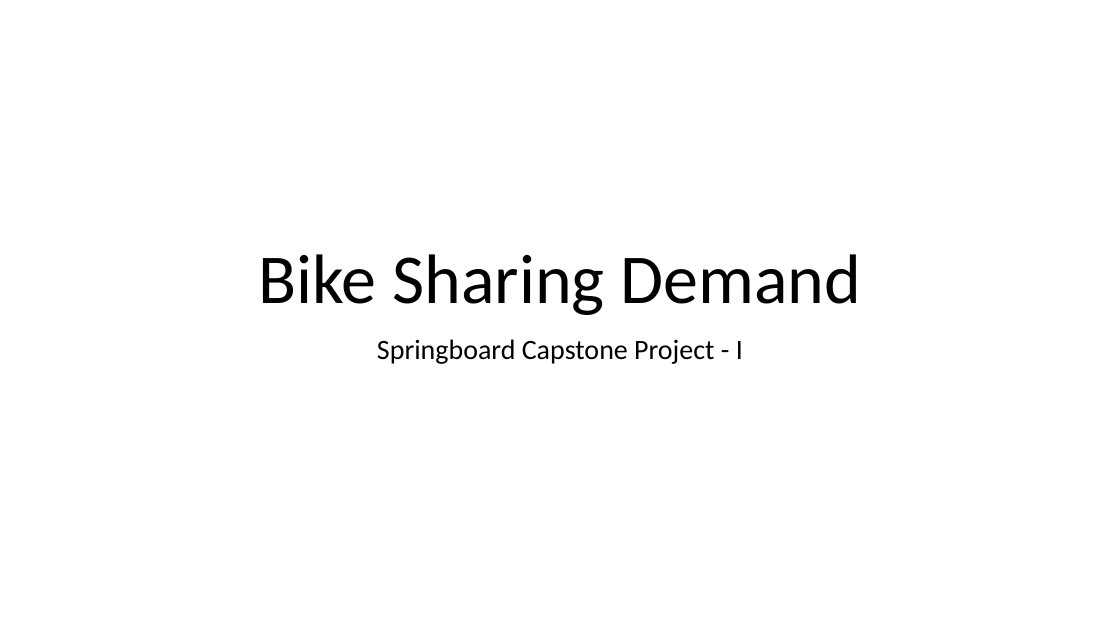
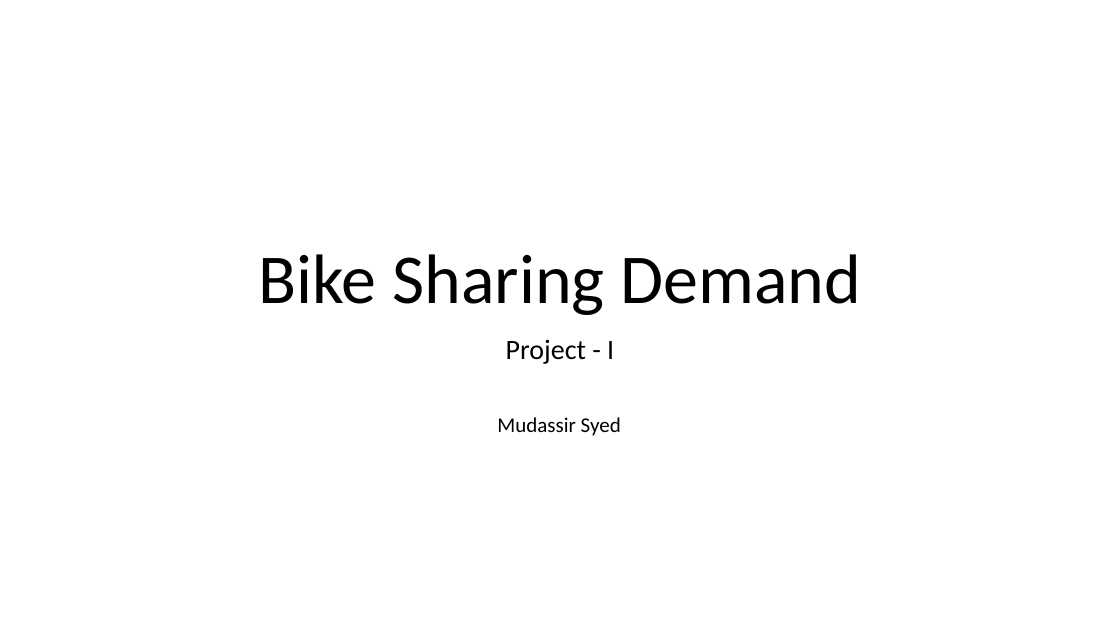
Before and after one commit to samudassir/bikesharingdemand, a slide deck: slide 1 of project_report/project_presentation_I.pptx. Drawn at 1120x630 pixels with LibreOffice and Linux fonts; fonts in the diff are those of the drawing. Boxes give left, top, right and bottom in pixels: in the first picture for what was removed or moved away, otherwise in the second. Text is boxed around its words. In the diff, an @@ line names an element or a change of style, - is before the commit and + after.

```diff
--- a/project_report/project_presentation_I.pptx
+++ b/project_report/project_presentation_I.pptx
@@ subtitle at <box>506,339,614,364</box>: text changed @@
-Springboard Capstone Project - I
+Project - I
@@ text added at <box>497,417,621,436</box>, 18 pt, text #000000 @@
+Mudassir Syed
```
Also in this commit, not shown: 15 other slides changed, 19 other files.
